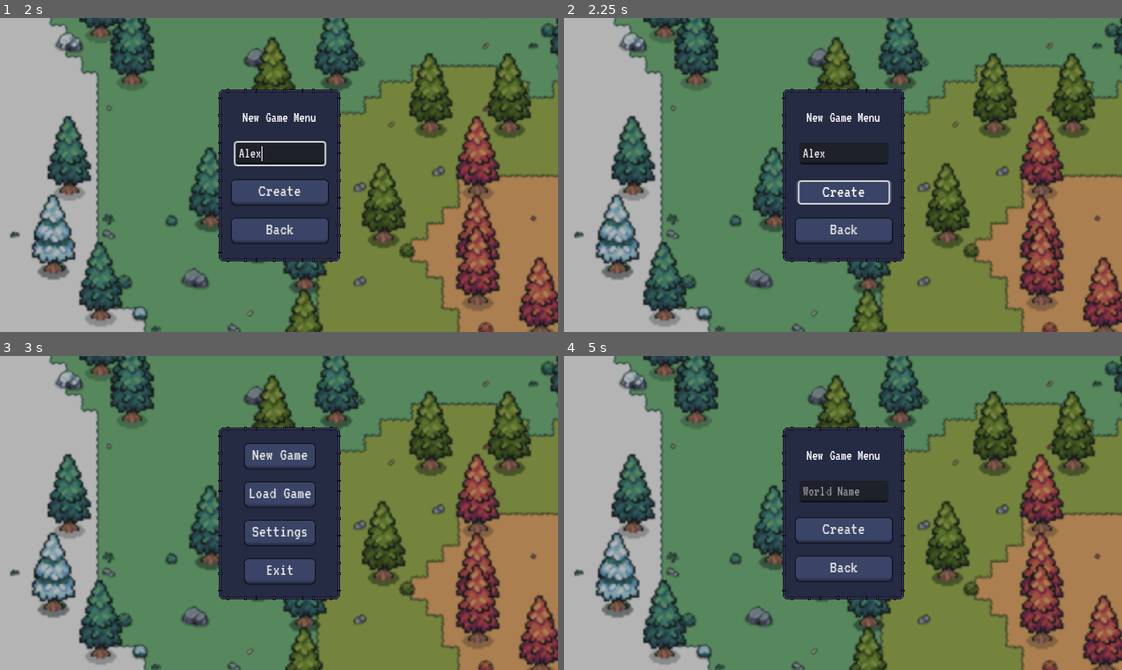
Above: before the commit, frames 1-4 (two rows, left to right).
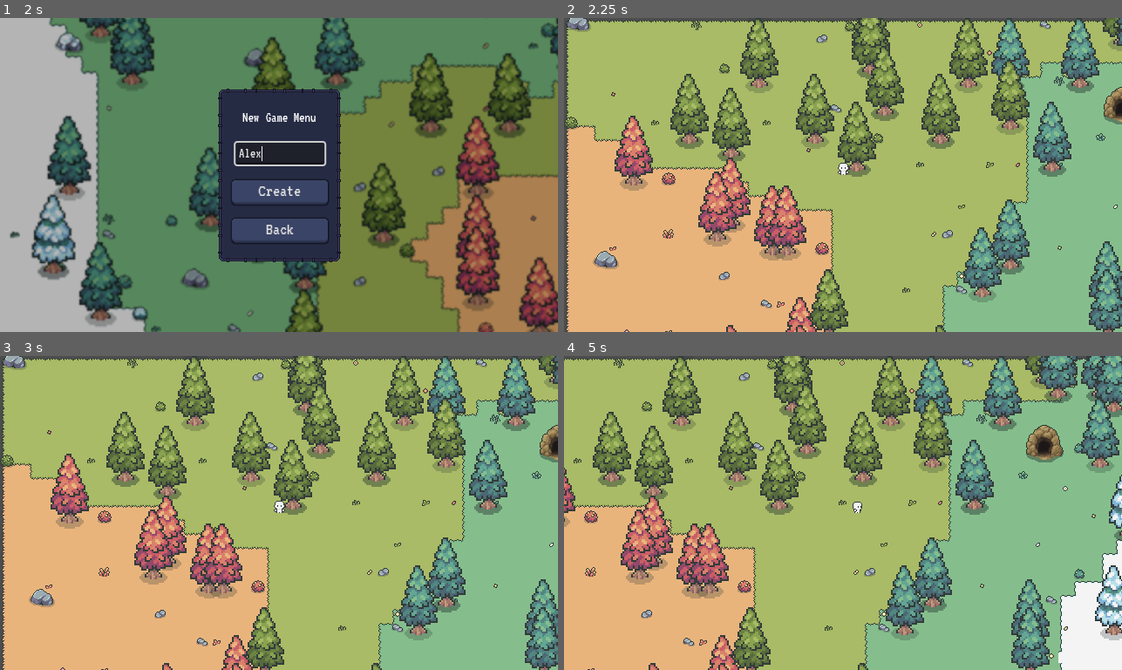
Above: after the commit, the same moments.

Repository: Malekitos/escape-protocol
Game: Godot game, scene res://Scenes/Menu_Scenes/menu.tscn
The game is run twice, just before and just after one commit, with the same random seed, the same clock (stepped at 60 frames per second) and the same inputs.
Inputs (mouse positions are in pixels of both pictures, inside the frame that each line leads up to):
- Up to frame 1 (2 s): click "New Game" at 0.5 s; click (279, 153) at 1.27 s; type "Alex" at 1.35 s
- Up to frame 2 (2.25 s): click "Create" at 2 s
- Up to frame 3 (3 s): click (279, 569) at 2.75 s, where only the run before the commit has a clickable "Back"
- Up to frame 4 (5 s): click (843, 456) at 3.5 s, where only the run before the commit has a clickable "New Game"; tap Enter at 4.25 s; move the mouse to (965, 497) at 4.27 s; press the mouse at (965, 497) at 4.28 s; hold D (right) from 4.28 s (still down)

Frame 1 is identical in both runs. In frame 2, 98% of the frame differs, in the area x 0-100%, y 0-100%; in frame 3, 99%; in frame 4, 99%.

Commit message:
New game

Diff:
--- a/Scenes/Menu_Scenes/new_game.tscn
+++ b/Scenes/Menu_Scenes/new_game.tscn
@@ -107,4 +107,5 @@
 texture = ExtResource("4_b5mf2")
 expand_mode = 2
 
+[connection signal="pressed" from="NinePatchRect/MarginContainer/VBoxContainer/Create" to="." method="_on_create_pressed"]
 [connection signal="pressed" from="NinePatchRect/MarginContainer/VBoxContainer/Back" to="." method="_on_back_pressed"]
--- a/Scripts/Menu/new_game.gd
+++ b/Scripts/Menu/new_game.gd
@@ -3,3 +3,8 @@
 
 func _on_back_pressed() -> void:
 	get_tree().change_scene_to_file("res://Scenes/Menu_Scenes/menu.tscn")
+
+
+
+func _on_create_pressed() -> void:
+	SceneManager.create_game()
--- a/Scripts/SceneManager.gd
+++ b/Scripts/SceneManager.gd
@@ -1,23 +1,27 @@
 extends Node
 
-@onready var player_scene: PackedScene = preload("res://Scenes/player.tscn")
-@onready var player = player_scene.instantiate()
+var player_scene: PackedScene = preload("res://Scenes/player.tscn")
+var player: Node2D
+var main_scene: Node
+var player_place: Node
+var world_place: Node
+var saved_level: Node2D
 
 
+func create_game():
+	var new_scene = preload("res://Scenes/main.tscn").instantiate()
+	get_tree().get_root().add_child(new_scene)
+	get_tree().current_scene.queue_free()
+	get_tree().current_scene = new_scene
 
-@onready var main_scene = get_tree().current_scene
-@onready var player_place = main_scene.get_node("playerPlace")
-@onready var world_place = main_scene.get_node("worldPlace")
+	main_scene = new_scene
+	player_place = main_scene.get_node("playerPlace")
+	world_place = main_scene.get_node("worldPlace")
 
-var saved_level : Node2D
+	player = player_scene.instantiate()
+	player_place.add_child(player)
 
-#func _ready():
-	#
-#
-	#set_level(preload("res://Scenes/proc_gen_world.tscn"), false)
-	##set_level(preload("res://Scenes/test_world.tscn"), false)
-#
-	#player_place.add_child(player)
+	set_level(preload("res://Scenes/proc_gen_world.tscn"), false)
 
 
 func set_level(world, save : bool):
